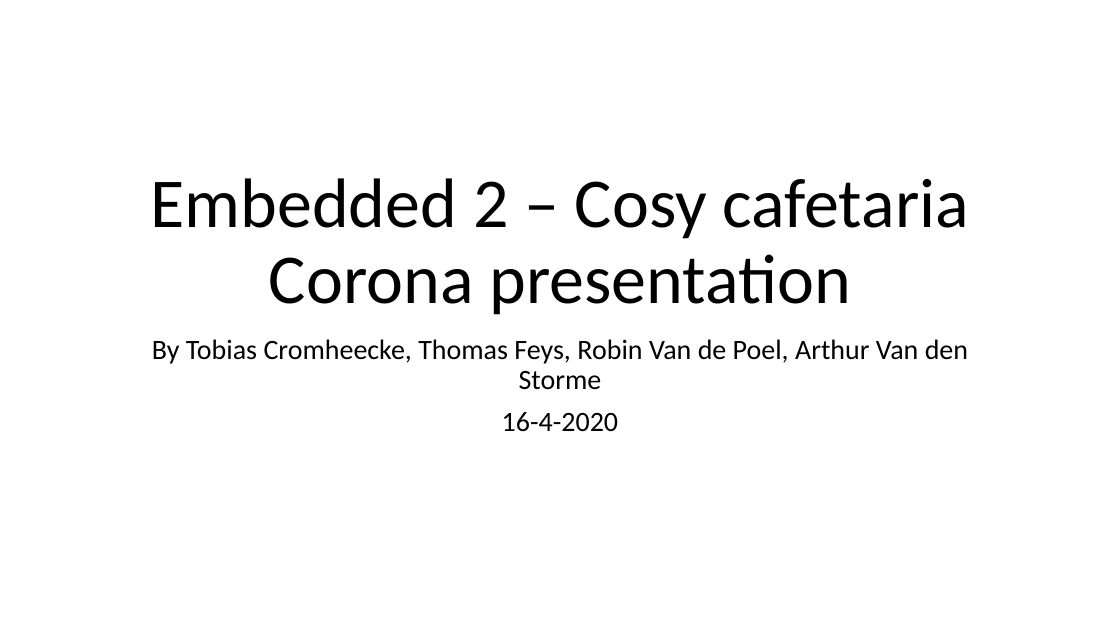
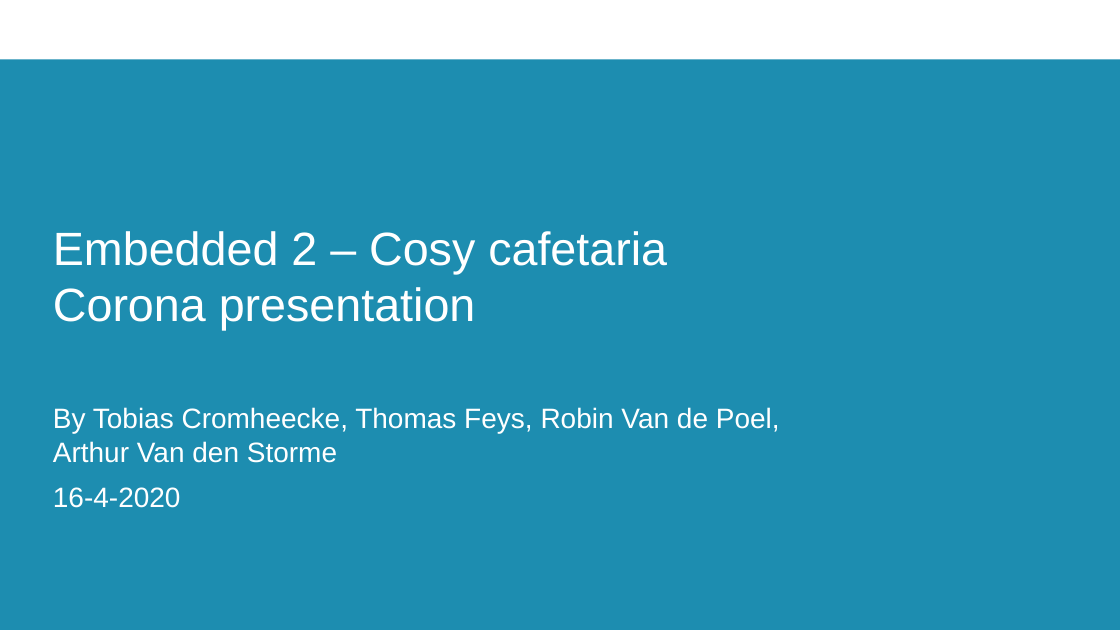
Before and after one commit to thomasf10/cosy_cafeteria, a slide deck: slide 1 of presentatie/tussentijdsepresentatie.pptx. Drawn at 1120x630 pixels with LibreOffice and Linux fonts; fonts in the diff are those of the drawing; background and template pictures are left out. Boxes give left, top, right and bottom in pixels: in the first picture for what was removed or moved away, otherwise in the second. Text is boxed around its words. In the diff, an @@ line names an element or a change of style, - is before the commit and + after.

```diff
--- a/presentatie/tussentijdsepresentatie.pptx
+++ b/presentatie/tussentijdsepresentatie.pptx
@@ rectangle added at [0,0,1120,630], fill #FFFFFF @@
@@ rectangle added at [0,60,1120,630], fill #1D8DB0 @@
@@ title "Embedded 2 – Cosy cafetaria ...": place and size @@
-title "Embedded 2 – Cosy cafetaria ..." at [151,178,969,315]
+title "Embedded 2 – Cosy cafetaria ..." at [53,231,667,330]
@@ title "Embedded 2 – Cosy cafetaria ..." at [53,231,667,330]: size 60 to 40 pt, font Calibri to Arial, text colour #000000 to #FFFFFF; alignment centre to left; line spacing 0.9 to 1; vertical alignment bottom to middle @@
@@ subtitle "By Tobias Cromheecke, Thomas Feys, ...": place and size @@
-subtitle "By Tobias Cromheecke, Thomas Feys, ..." at [152,339,968,432]
+subtitle "By Tobias Cromheecke, Thomas Feys, ..." at [53,407,780,508]
@@ subtitle "By Tobias Cromheecke, Thomas Feys, ..." at [53,407,780,508]: font Calibri to Arial, text colour #000000 to #FFFFFF; alignment centre to left; line spacing 0.9 to 1 @@
@@ rectangle added at [0,571,1120,630], fill #1D8DB0 @@
```
Also in this commit, not shown: 7 other slides changed, 6 other files.
